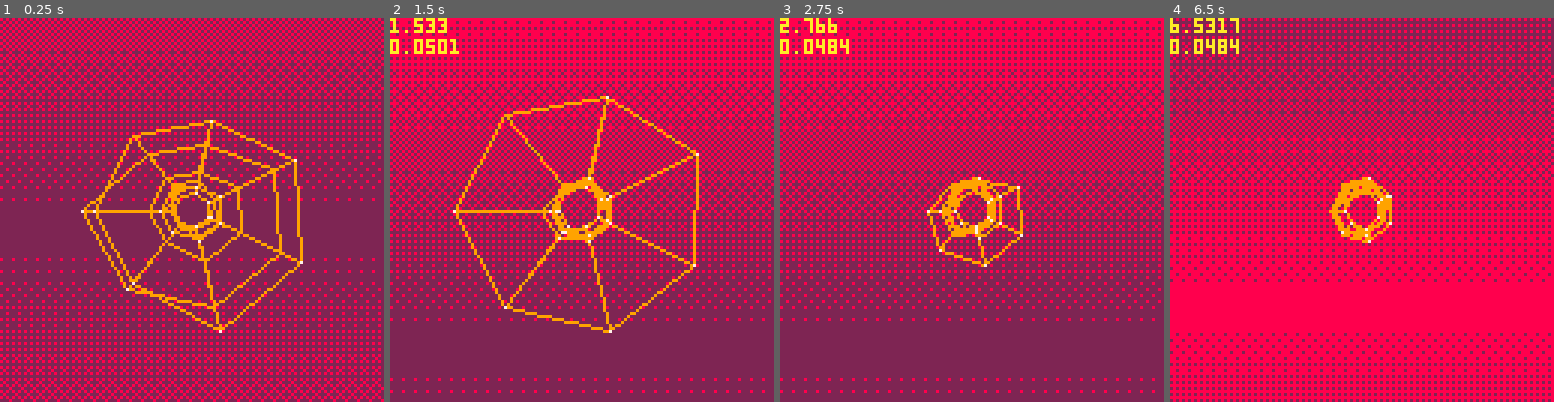
Above: before the commit, frames 1-4 (left to right).
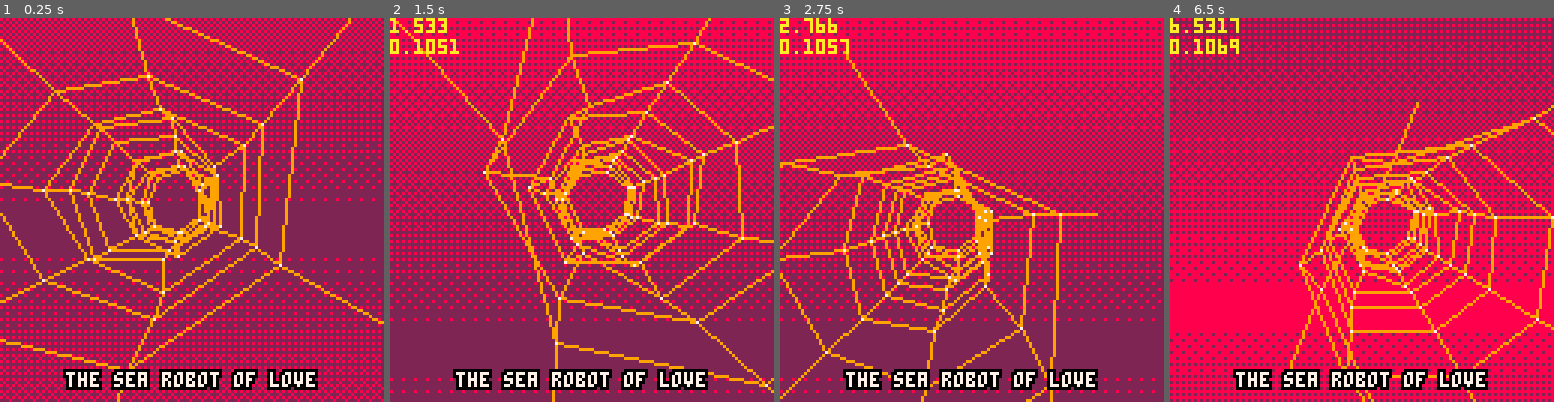
Above: after the commit, the same moments.

Repository: xavier/pico8
Game: PICO-8 cartridge srol.p8
Two runs of this game, one before a commit and one after it. Both use one fixed random seed, a clock stepped at 60 frames per second and the inputs below.
Inputs:
- Up to frame 1 (0.25 s): no input
- Up to frame 2 (1.5 s): tap O (Z key) at 0.33, 0.7, 1.43 s; tap X (X key) at 1.07 s
- Up to frame 3 (2.75 s): hold Left 1.97-2.37 s; tap X (X key) at 2.07, 2.4, 2.73 s; tap O (Z key) at 2.22 s
- Up to frame 4 (6.5 s): hold Right 2.87-3.53 s; tap X (X key) every 0.33 s from 3.07 to 6.4 s; tap O (Z key) every 0.88 s from 3.1 to 5.75 s; hold Right 4.13-4.53 s; hold Left 5.13-5.8 s; hold Left from 6.23 s (still down)

The runs differ from the first frame. In frame 1, 15% of the frame differs, in the area x 0-100%, y 0-100%; in frame 2, 15%; in frame 3, 12%; in frame 4, 12%.

Commit message:
Fix tunnel algorithm

Diff:
--- a/srol.p8
+++ b/srol.p8
@@ -328,6 +328,16 @@
 
 -- helpers
 
+function sort(a, gtfun)
+ for i=1,#a do
+  local j = i
+  while j > 1 and gtfun(a[j-1], a[j]) do
+   a[j], a[j-1] = a[j-1], a[j]
+   j = j - 1
+  end
+ end
+end
+
 function flipcol(col)
  return bor(shl(band(col, 15), 4), shr(col, 4))
 end
@@ -476,43 +485,57 @@
 function part_tunnel_update(t)
  tunnel_rings = {}
 
- local nrings = 9
+ local nrings = 12
  local ndots = 7
- local depth = -100
- local zoffset = (t * 15) % abs(depth)
+ local depth = -120
+ local xoffset = 10*cos(t*0.39)
+ local yoffset = 7*sin(t*0.27)
+ local zoffset = (t * 35) % abs(depth)
 
  for r=1,nrings do
   local ring = {}
-  local z = (depth / r) + zoffset
-  if z >= -20 then
-   z = depth
+  local z = ((r * (depth / nrings)) + zoffset)
+  if z > -5 then
+   z += depth
   end
   for i=1,ndots do
-   local a = (i/ndots)
-   local radius = 10 + 3*sin(t*.25+ring_seeds[r]*ring_seeds[i]*i)
-   local v={cos(a)*radius, sin(a)*radius, z}
+   local a = (i/ndots) + ring_seeds[r]*.01
+   local xradius = 15 + 3*sin(t+ring_seeds[r]+ring_seeds[i]*i)
+   local yradius = 15 + 2*sin(t+ring_seeds[r]+ring_seeds[i]*i)
+   local v = {
+    xoffset + cos(a)*xradius,
+    yoffset + sin(a)*yradius,
+    z
+   }
    add(ring, projectv(v))
   end
-  add(tunnel_rings, ring)
+  add(tunnel_rings, {z, ring})
  end
 end
 
 function part_tunnel_draw()
+
+ sort(tunnel_rings, function(a, b)
+  return a[1] > b[1]
+ end)
+
  local mypal = palettes.red
 
  draw_dithered_background(mypal.bg, timer)
 
  for i=1,#tunnel_rings-1 do
-  local ring = tunnel_rings[i]
+  local ring = tunnel_rings[i][2]
   for j=1,#ring do
    local p1 = ring[j]
    local p2 = ring[next_index(ring, j)]
-   local p3 = tunnel_rings[i+1][j]
+   local p3 = tunnel_rings[i+1][2][j]
    line(p1.x, p1.y, p2.x, p2.y, mypal.fg)
    line(p1.x, p1.y, p3.x, p3.y, mypal.fg)
    pset(p1.x, p1.y, 7)
   end
  end
+
+ centered_text_line("the sea robot of love", 118)
 end
 
 parts = {
